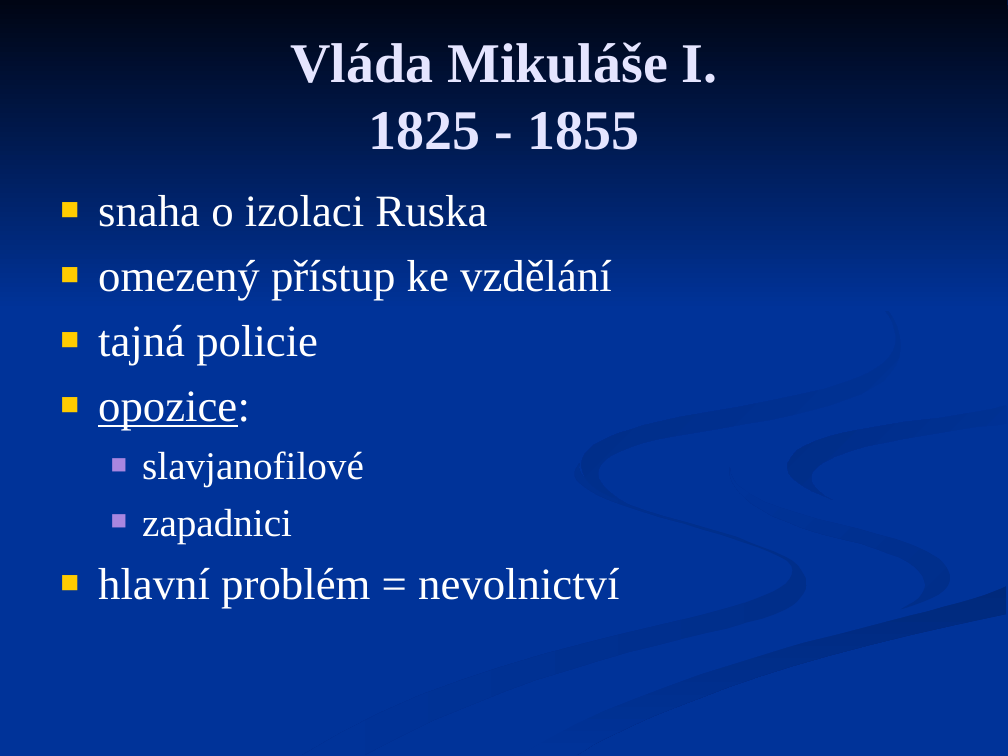
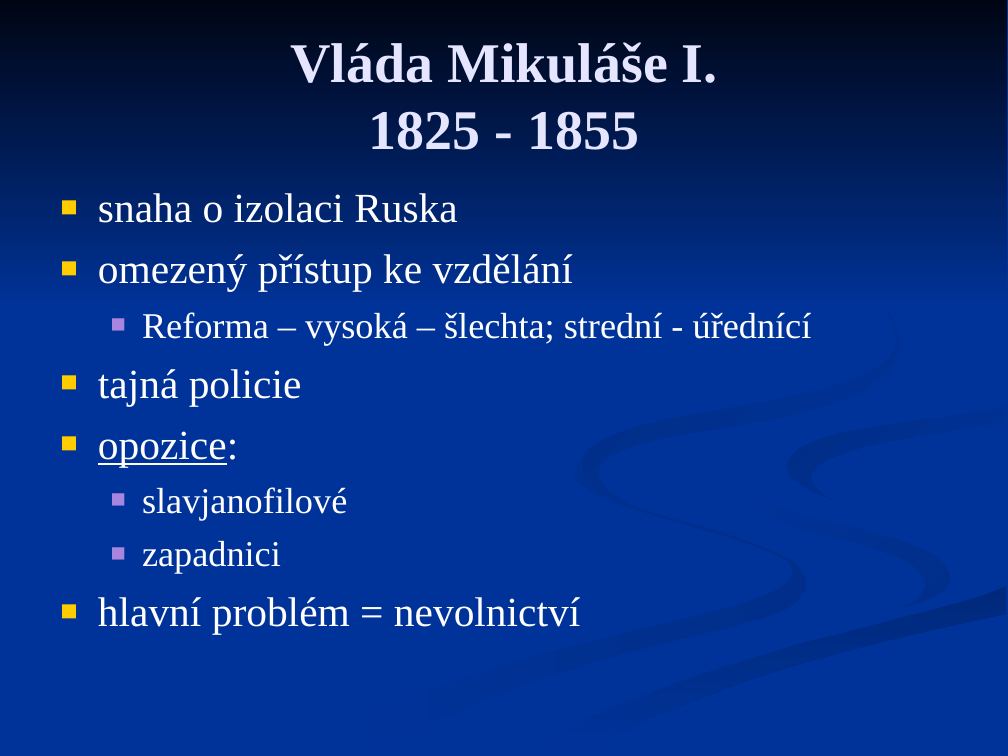
Before and after one commit to JiriKalvoda/zapisky, a slide deck: slide 2 of d/15-Rusko.ppt. Drawn at 1008x756 pixels with LibreOffice and Linux fonts; fonts in the diff are those of the drawing. Boxes give left, top, right and bottom in pixels: in the first picture for what was removed or moved away, otherwise in the second. Text is boxed around its words. In the diff, an @@ line names an element or a change of style, - is before the commit and + after.

```diff
--- a/d/15-Rusko.ppt
+++ b/d/15-Rusko.ppt
@@ text at [98, 193, 580, 635]: size 32 to 29.6 pt in "snaha o izolaci Ruska", "omezený přístup ke vzdělání", "tajná policie", "opozice:" and 1 more places; size 28 to 25.9 pt in "slavjanofilové", "zapadnici"; indent changed @@
@@ text at [142, 312, 812, 345]: paragraph added @@
+  ■ Reforma – vysoká – šlechta; strední - úřednící
@@ outline redrawn in 5 elements at [302, 463, 806, 755], [481, 390, 1007, 755], [582, 235, 901, 504], [0, 0, 1007, 310], [507, 586, 1005, 755] @@
```
Also in this commit, not shown: 10 other slides changed.
